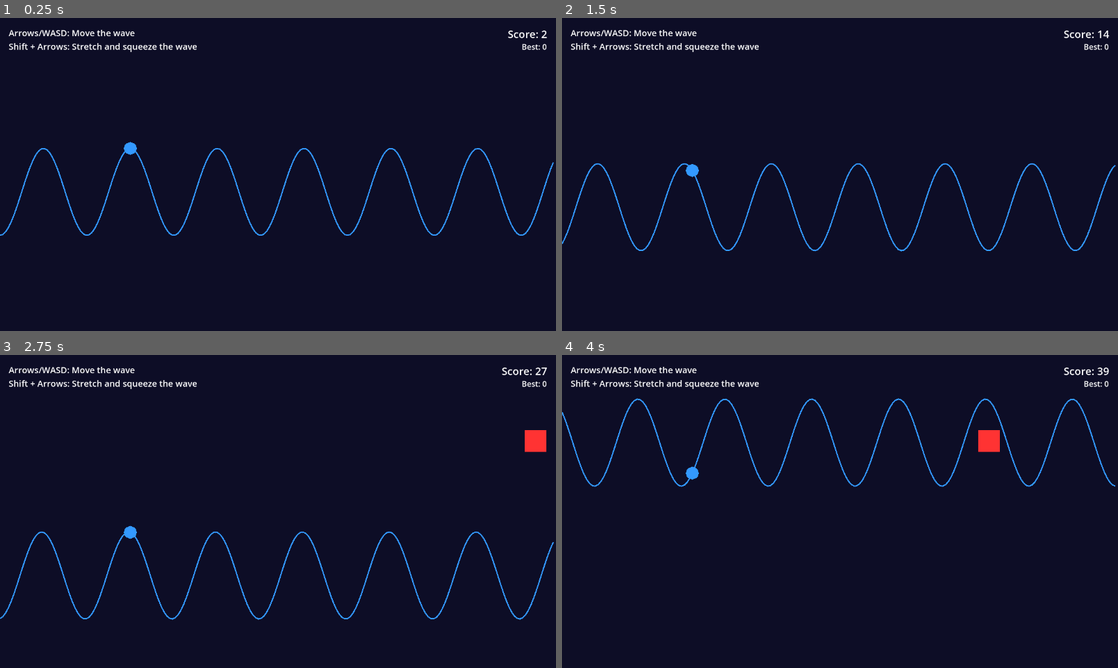
Above: before the commit, frames 1-4 (two rows, left to right).
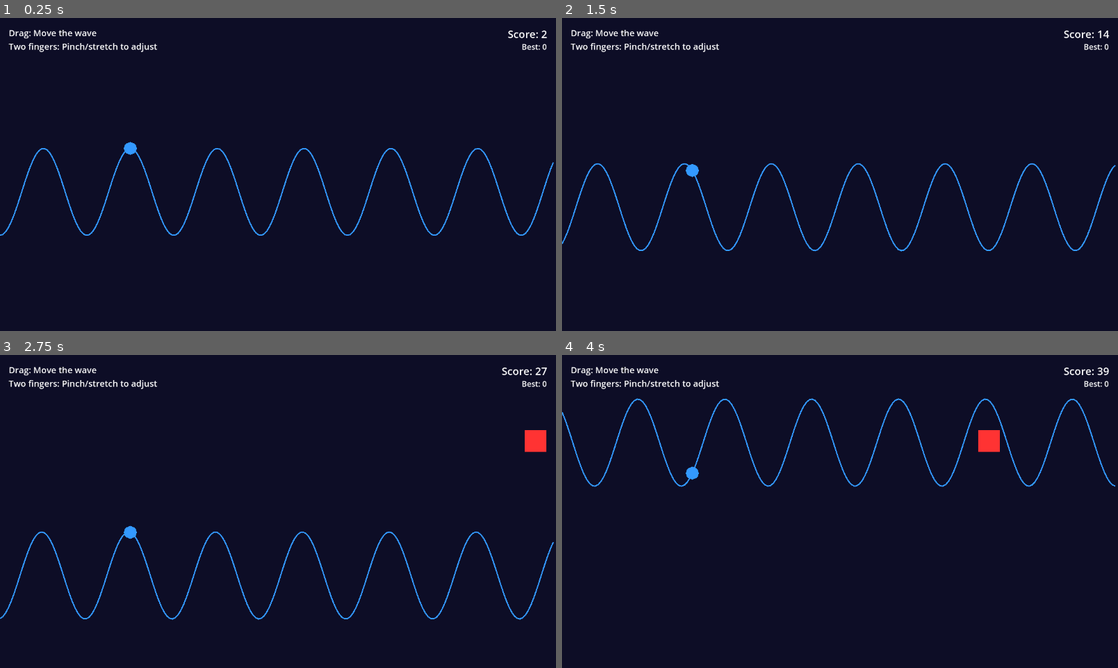
Above: after the commit, the same moments.

Repository: willist/sine-game
Game: Godot game, scene res://main.tscn
Two runs of this game, one before a commit and one after it. Both use one fixed random seed, a clock stepped at 60 frames per second and the inputs below.
Inputs (mouse positions are in pixels of both pictures, inside the frame that each line leads up to):
- Up to frame 1 (0.25 s): no input
- Up to frame 2 (1.5 s): move the mouse to (962, 158) at 0.52 s; hold D (position_right) 0.53-1.25 s; hold Shift 0.53-1.25 s; click (962, 158) at 0.67 s; drag from (728, 190) to (812, 237) at 1.27 s
- Up to frame 3 (2.75 s): move the mouse to (333, 442) at 2.02 s; hold D (position_right) from 2.03 s (still down); hold Shift from 2.03 s (still down)
- Up to frame 4 (4 s): release D (position_right) at 2.75 s; release Shift at 2.75 s; drag from (812, 574) to (1095, 439) at 2.77 s; move the mouse to (1006, 558) at 3.52 s; hold A (position_left) from 3.53 s (still down); hold Shift from 3.53 s (still down)

The runs differ from the first frame. In frame 1, 0.7% of the frame differs, in the area x 1-36%, y 3-11%; in frame 2, 0.7%; in frame 3, 0.7%; in frame 4, 0.7%.

Commit message:
feat: add dynamic instructions for touch/keyboard
Display touch controls when touchscreen is available, fall back to keyboard instructions otherwise

Diff:
--- a/main.gd
+++ b/main.gd
@@ -5,6 +5,7 @@
 @onready var obstacle_timer = $ObstacleTimer
 @onready var score_label = $UI/ScoreLabel
 @onready var high_score_label = $UI/HighScoreLabel
+@onready var info_label = $UI/InfoLabel
 @onready var pause_overlay = $UI/PauseOverlay
 @onready var game_over_overlay = $UI/GameOverOverlay
 @onready var final_score_label = $UI/GameOverOverlay/FinalScoreLabel
@@ -24,6 +25,16 @@
 	game_over_overlay.hide()
 	load_high_score()
 	high_score_label.text = "Best: " + str(high_score)
+	update_instructions()
+
+func update_instructions():
+	var has_touch = DisplayServer.is_touchscreen_available()
+	if has_touch:
+		info_label.text = "Drag: Move the wave
+Two fingers: Pinch/stretch to adjust"
+	else:
+		info_label.text = "Arrows/WASD: Move the wave
+Shift + Arrows: Stretch and squeeze the wave"
 
 func _unhandled_input(event):
 	if event.is_action_pressed("toggle_pause"):
